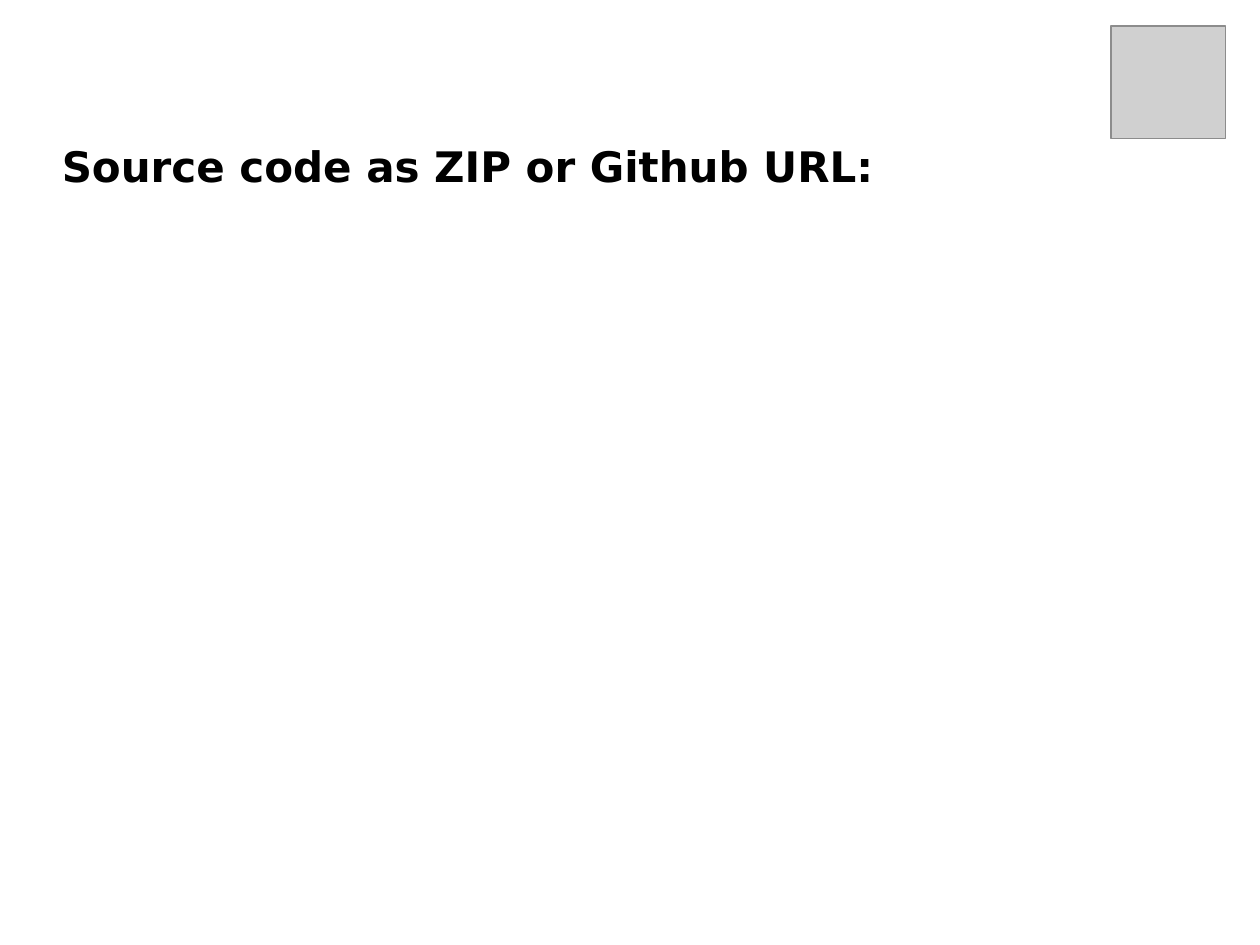
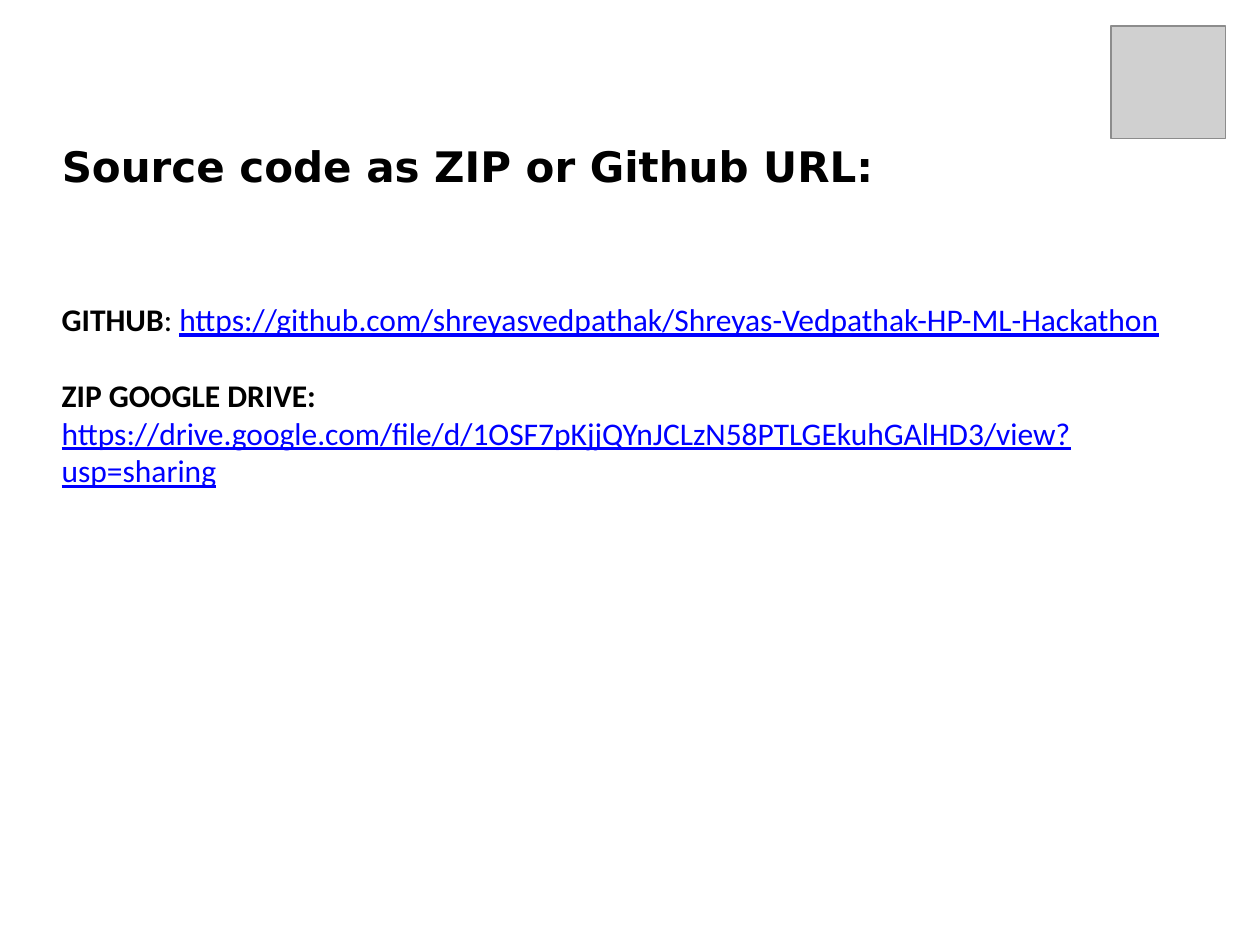
Before and after one commit to shreyasvedpathak/Shreyas-Vedpathak-HP-ML-Hackathon, a slide deck: slide 14 of deliverables/HP ML Hackthon PPT.pptx. Drawn at 1260x945 pixels with LibreOffice and Linux fonts; fonts in the diff are those of the drawing; grey boxes stand for pictures. Boxes give left, top, right and bottom in pixels: in the first picture for what was removed or moved away, otherwise in the second. Text is boxed around its words. In the diff, an @@ line names an element or a change of style, - is before the commit and + after.

Commit message:
Added Zip file and added links in ppt

```diff
--- a/deliverables/HP ML Hackthon PPT.pptx
+++ b/deliverables/HP ML Hackthon PPT.pptx
@@ text added at box(62, 309, 1158, 488), 18 pt, text #0000FF, underline @@
+GITHUB: https://github.com/shreyasvedpathak/Shreyas-Vedpathak-HP-ML-Hackathon
+ZIP GOOGLE DRIVE: https://drive.google.com/file/d/1OSF7pKjjQYnJCLzN58PTLGEkuhGAlHD3/view?usp=sharing
```
Also in this commit, not shown: 1 other file.
